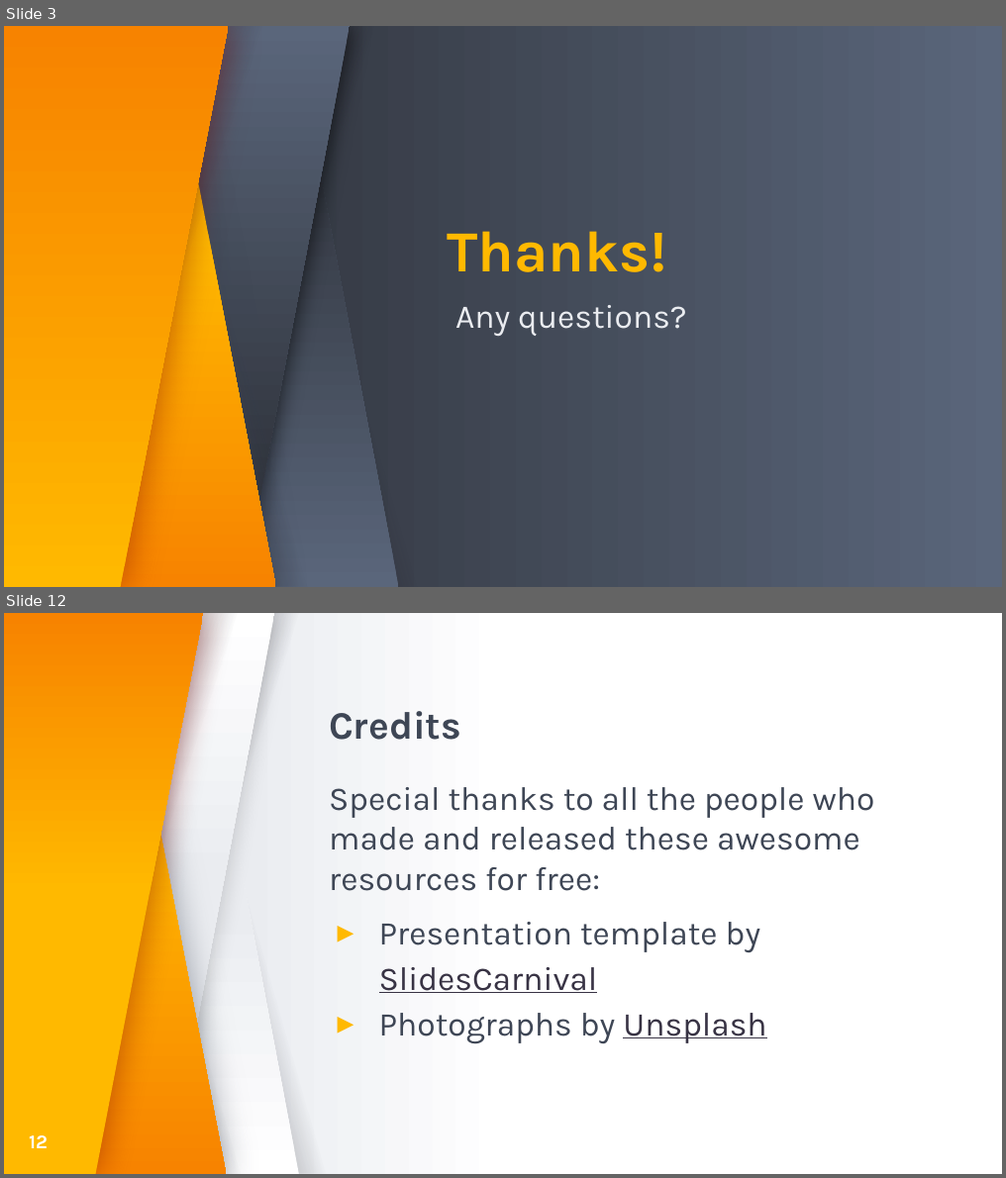
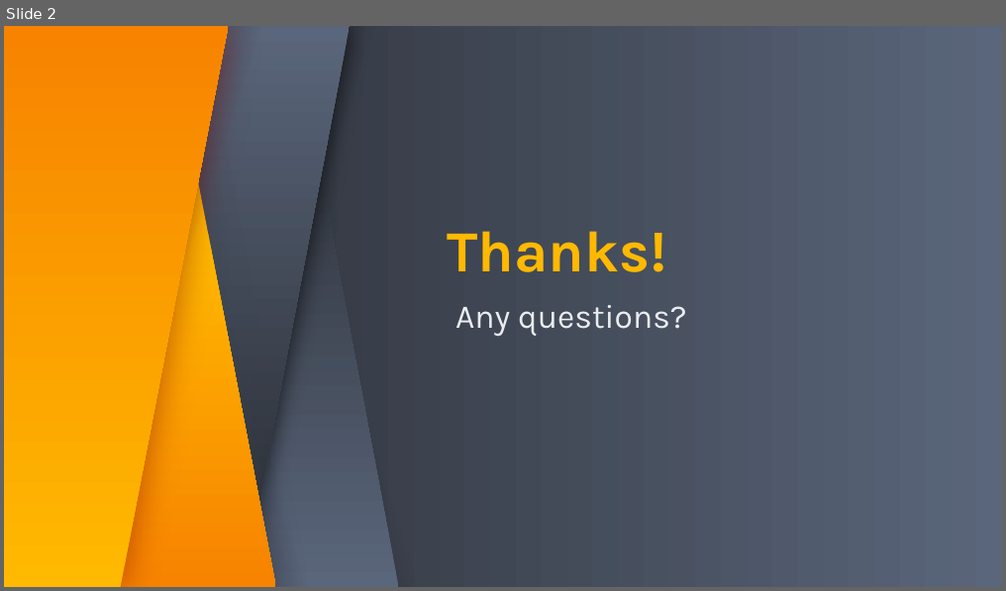
Before and after one commit to cristina-iacob/kickstarter_analysis, a slide deck: kickstarter_analysis.pptx. Shown one above the other, each under a label of ours: slides 3 and 12 before the commit, slide 2 after it; the slides between them are not shown. The pictures are 1006x1178 and 1006x591 pixels, drawn with LibreOffice and Linux fonts; fonts in the diff are those of the drawing. Boxes give left, top, right and bottom in pixels: in the first picture for what was removed or moved away, otherwise in the second. Text is boxed around its words. In the diff, an @@ line names an element or a change of style, - is before the commit and + after.

```diff
--- a/kickstarter_analysis.pptx
+++ b/kickstarter_analysis.pptx
@@ slide 12 removed at (x1=4, y1=613, x2=1002, y2=1174), background gradient #FFFFFF to #EAECF0 @@
@@ freeform shape removed at (x1=4, y1=613, x2=227, y2=1174) @@
@@ freeform shape removed at (x1=4, y1=613, x2=204, y2=1174) @@
@@ parallelogram removed at (x1=7, y1=613, x2=237, y2=1173) @@
@@ parallelogram removed at (x1=26, y1=613, x2=255, y2=1173) @@
@@ parallelogram removed at (x1=45, y1=613, x2=274, y2=1173) @@
@@ parallelogram removed at (x1=69, y1=613, x2=298, y2=1173) @@
@@ parallelogram removed at (x1=69, y1=613, x2=298, y2=1173) @@
@@ parallelogram removed at (x1=111, y1=613, x2=341, y2=1173) @@
@@ title removed at (x1=329, y1=711, x2=461, y2=740) @@
-Credits
@@ text removed at (x1=329, y1=787, x2=875, y2=1045) @@
-Special thanks to all the people who made and released these awesome resources for free:
-▸ Presentation template by SlidesCarnival
-▸ Photographs by Unsplash
@@ page number removed at (x1=29, y1=1136, x2=48, y2=1149) @@
-12
@@ what was slide 3 is now slide 2 @@
```
Also in this commit, not shown: 16 other slides removed, 1 other file.
